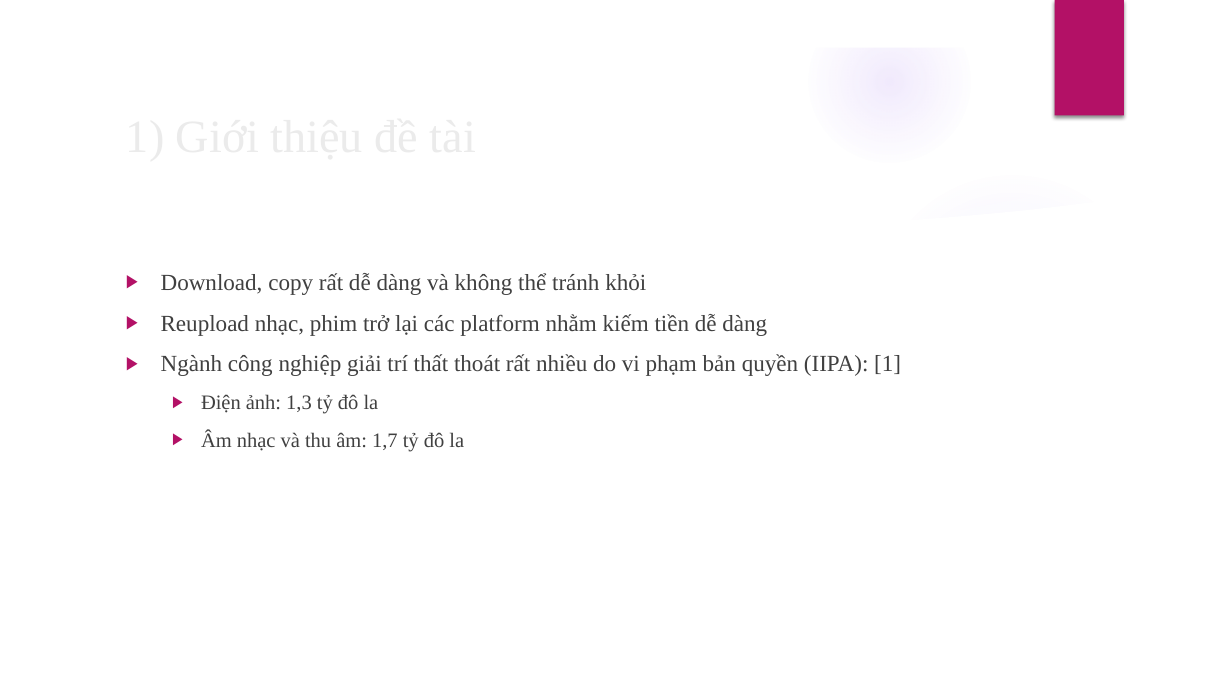
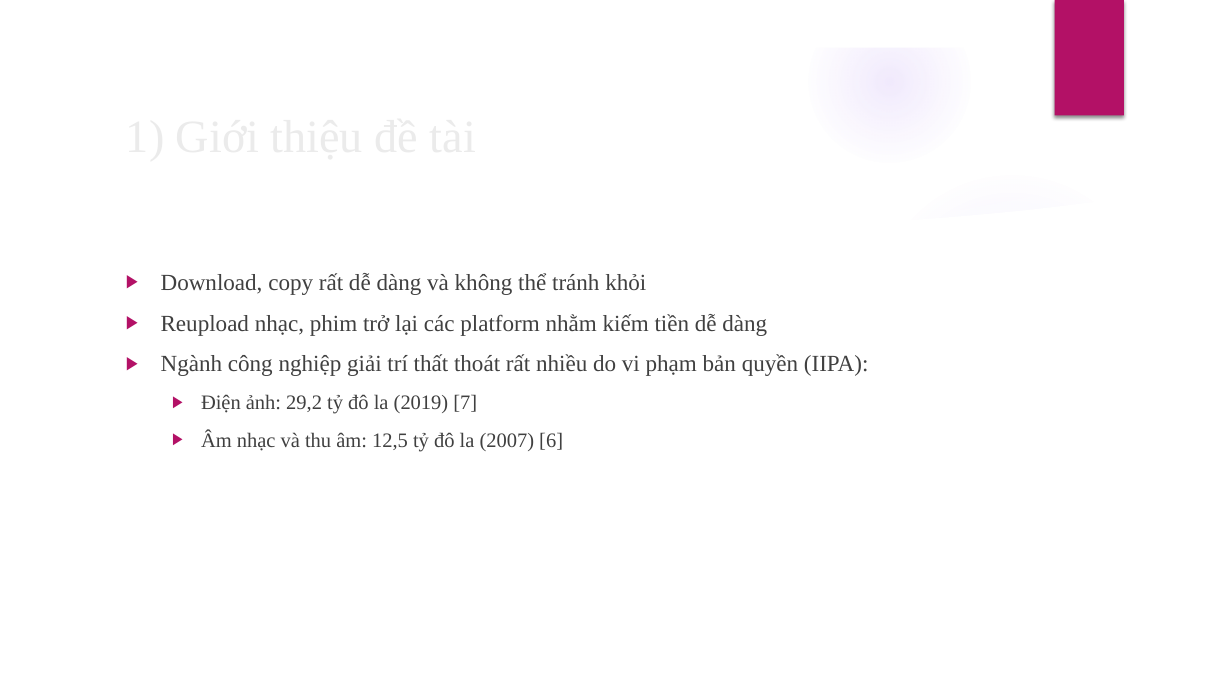
Before and after one commit to TruongThanhNam97/angular-audio, a slide deck: slide 4 of document/BC-LVTN.pptx. Drawn at 1232x693 pixels with LibreOffice and Linux fonts; fonts in the diff are those of the drawing; background and template pictures are left out. Boxes give left, top, right and bottom in pixels: in the first picture for what was removed or moved away, otherwise in the second. Text is boxed around its words. In the diff, an @@ line names an element or a change of style, - is before the commit and + after.

```diff
--- a/document/BC-LVTN.pptx
+++ b/document/BC-LVTN.pptx
@@ text at (161, 354, 869, 452): text changed @@
-▶ Ngành công nghiệp giải trí thất thoát rất nhiều do vi phạm bản quyền (IIPA): [1]
-  ▶ Điện ảnh: 1,3 tỷ đô la
-  ▶ Âm nhạc và thu âm: 1,7 tỷ đô la
+▶ Ngành công nghiệp giải trí thất thoát rất nhiều do vi phạm bản quyền (IIPA):
+  ▶ Điện ảnh: 29,2 tỷ đô la (2019) [7]
+  ▶ Âm nhạc và thu âm: 12,5 tỷ đô la (2007) [6]
```
Also in this commit, not shown: 7 other slides changed, 1 slide added, 3 other files.
